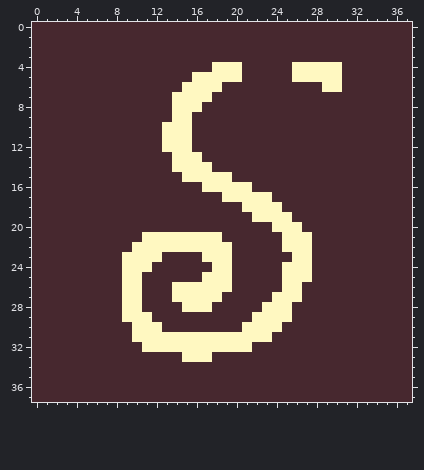
File history of a pixel-art sprite, UI/burningstrike.png. This is how it looked before the edit.
The file is 38x38 pixels.
After the commit:
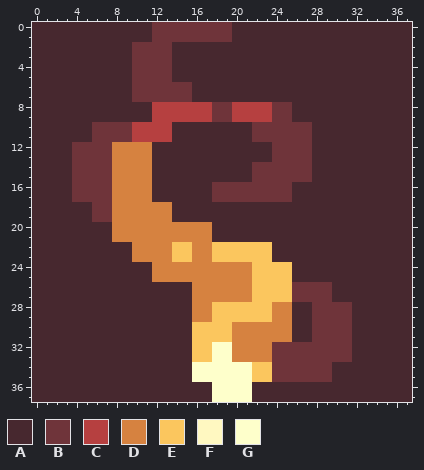
Palette (. is transparent): A #47282f  B #6f343a  C #b64040  D #d68240  E #fbc65e  F #fff8c1  G #feffcb
Change:
Changed rows in their new state; - is an unchanged pixel.
first column x 4:
 0 --------BBBBBBBB------------
 1 --------BBBBBBBB------------
 2 ------BBBB------------------
 3 ------BBBB------------------
 4 ------BBBB----AAA-----AAAAA-
 5 ------BBBB--AAAAA-----AAAAA-
 6 ------BBBBBBAAA----------AA-
 7 ------BBBBBBAA--------------
 8 --------CCCCCCBBCCCCBB------
 9 --------CCCCCCBBCCCCBB------
10 --BBBBCCCCAA------BBBBBB----
11 --BBBBCCCCAA------BBBBBB----
12 BBBBDDDD-AAA--------BBBB----
13 BBBBDDDD--AAA-------BBBB----
14 BBBBDDDD--AAAA----BBBBBB----
15 BBBBDDDD---AAAAA--BBBBBB----
16 BBBBDDDD-----ABBBBBBBB------
17 BBBBDDDD------BBBBBBBB------
18 --BBDDDDDD-------AAAA-------
19 --BBDDDDDD--------AAAA------
20 ----DDDDDDDDDD------AAA-----
21 ----DDDDDDDDDDA------AAA----
22 ------DDDDEEDDEEEEEE-AAA----
23 -----ADDDDEEDDEEEEEE--AA----
24 -----AAADDDDDDDDDDEEEEAA----
25 -----AA-DDDDDDDDDDEEEEAA----
26 -----AA---AADDDDDDEEEEBBBB--
27 -----AA---AADDDDDDEEEEBBBB--
28 -----AA----ADDEEEEEEDD--BBBB
29 -----AAA----DDEEEEEEDD--BBBB
30 ------AAA---EEEEDDDDDD--BBBB
31 ------AAAAAAEEEEDDDDDD--BBBB
32 -------AAAAAEEGGDDDDBBBBBBBB
33 -----------AEEGGDDDDBBBBBBBB
34 ------------GGGGGGEEBBBBBB--
35 ------------GGGGGGEEBBBBBB--
36 --------------GGGG----------
37 --------------GGGG----------
Where, in picture pixels (left, top, right, bottom), the same in both pictures:
changed: (72, 22, 352, 402)
